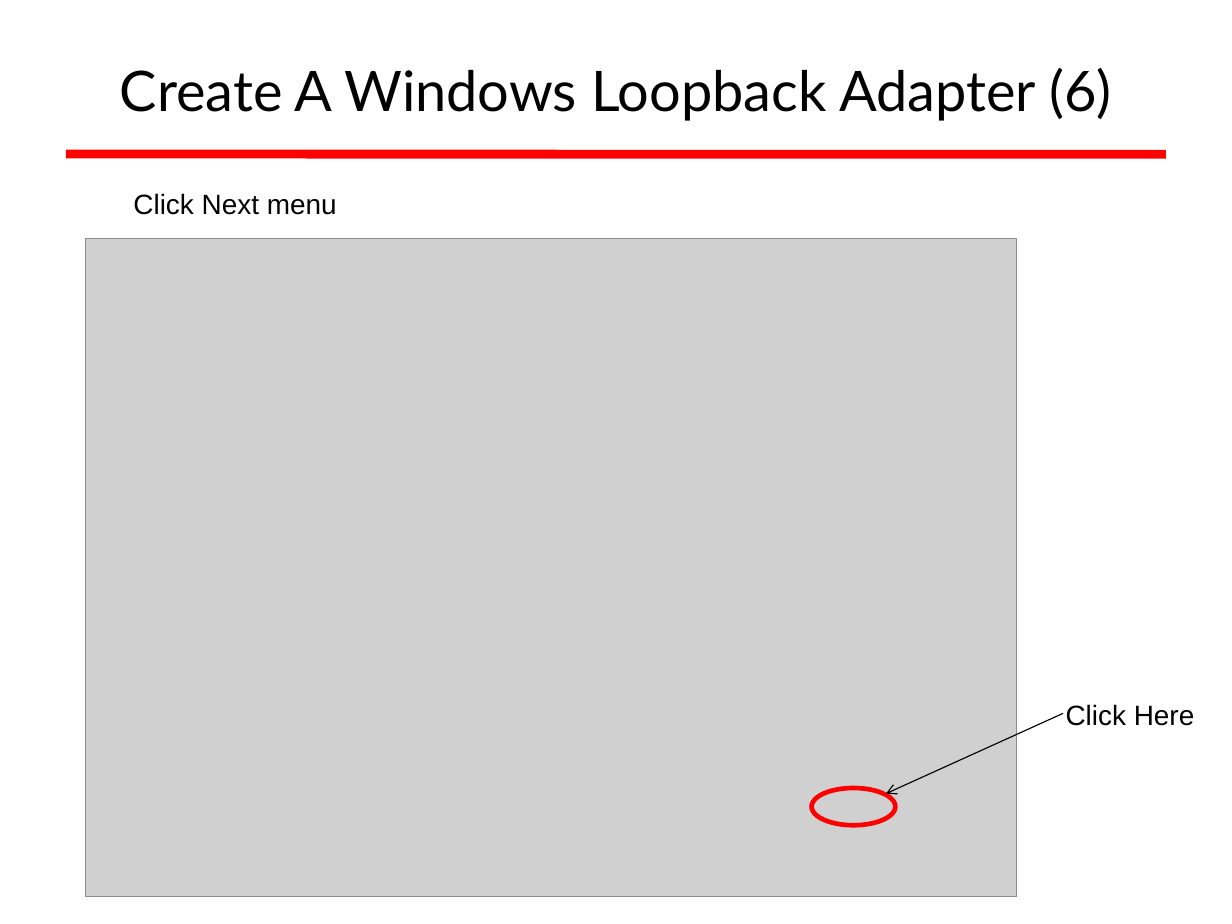
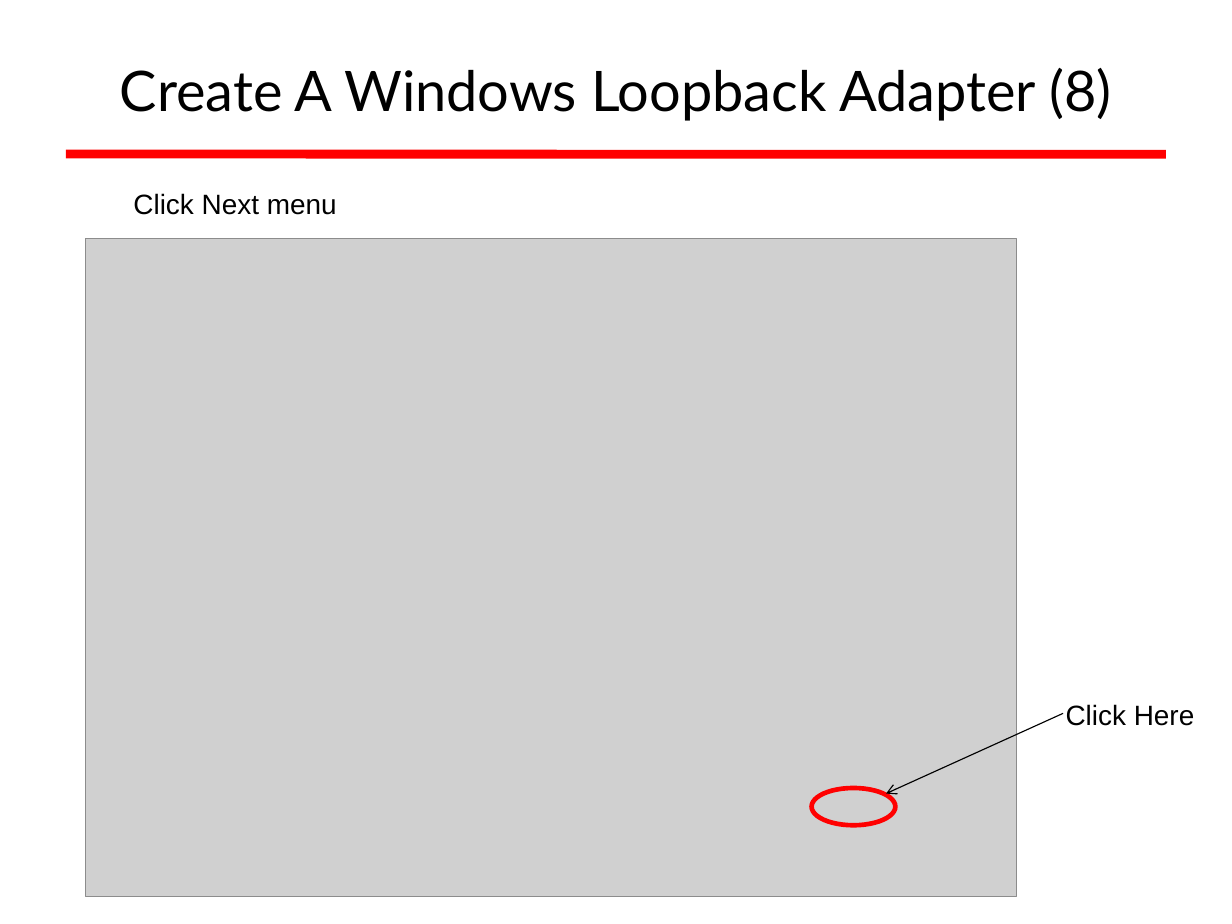
Before and after one commit to afnog/afnog.github.io, a slide deck: slide 48 of sse/radius/radius_presentation.ppt (slide 43 before the commit). Drawn at 1232x924 pixels with LibreOffice and Linux fonts; fonts in the diff are those of the drawing; grey boxes stand for pictures; background and template pictures are left out. Boxes give left, top, right and bottom in pixels: in the first picture for what was removed or moved away, otherwise in the second. Text is boxed around its words. In the diff, an @@ line names an element or a change of style, - is before the commit and + after.

```diff
--- a/sse/radius/radius_presentation.ppt
+++ b/sse/radius/radius_presentation.ppt
@@ title at (120, 68, 1111, 121): text changed @@
-Create A Windows Loopback Adapter (6)
+Create A Windows Loopback Adapter (8)
```
Also in this commit, not shown: 22 other slides changed, 7 slides added, 2 slides removed, 5 other files.
